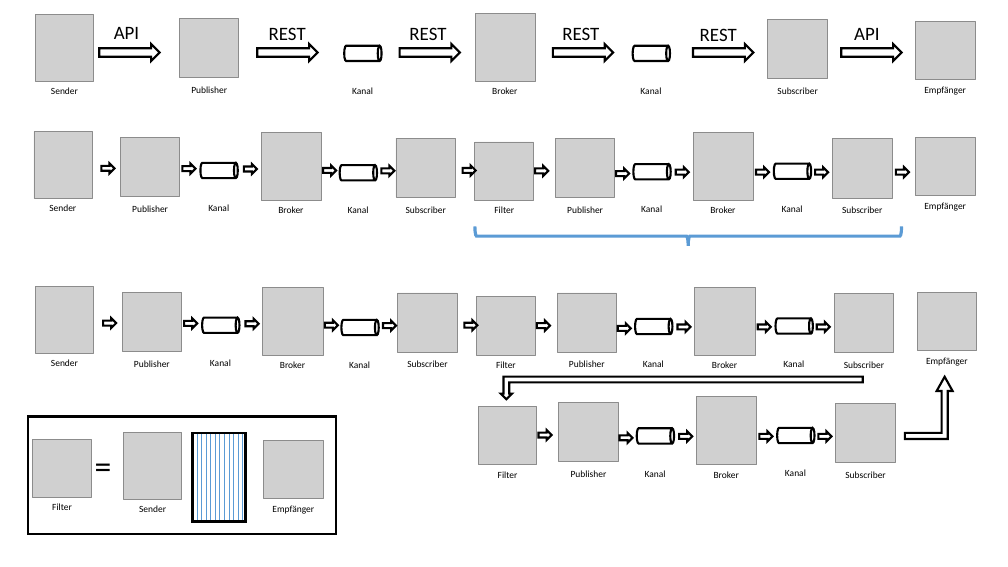
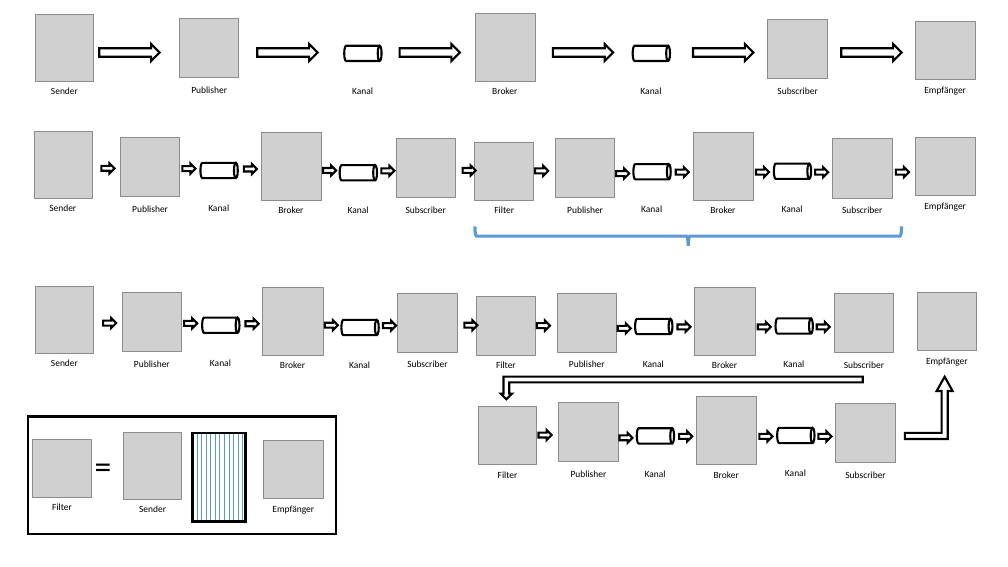
Before and after one commit to StefSchneider/Unternehmensfaehigkeiten, a slide deck: slide 9 of Dokumentation/Grafiken Unternehmensfähigkeiten.pptx. Drawn at 1008x567 pixels with LibreOffice and Linux fonts; fonts in the diff are those of the drawing; grey boxes stand for pictures. Boxes give left, top, right and bottom in pixels: in the first picture for what was removed or moved away, otherwise in the second. Text is boxed around its words. In the diff, an @@ line names an element or a change of style, - is before the commit and + after.

```diff
--- a/Dokumentation/Grafiken Unternehmensfähigkeiten.pptx
+++ b/Dokumentation/Grafiken Unternehmensfähigkeiten.pptx
@@ text removed at [114, 27, 139, 39] @@
-API
@@ text removed at [269, 27, 306, 40] @@
-REST
@@ text removed at [409, 27, 446, 40] @@
-REST
@@ text removed at [562, 27, 599, 40] @@
-REST
@@ text removed at [700, 28, 737, 41] @@
-REST
@@ text removed at [854, 28, 879, 40] @@
-API
```
Also in this commit, not shown: 1 slide added.
